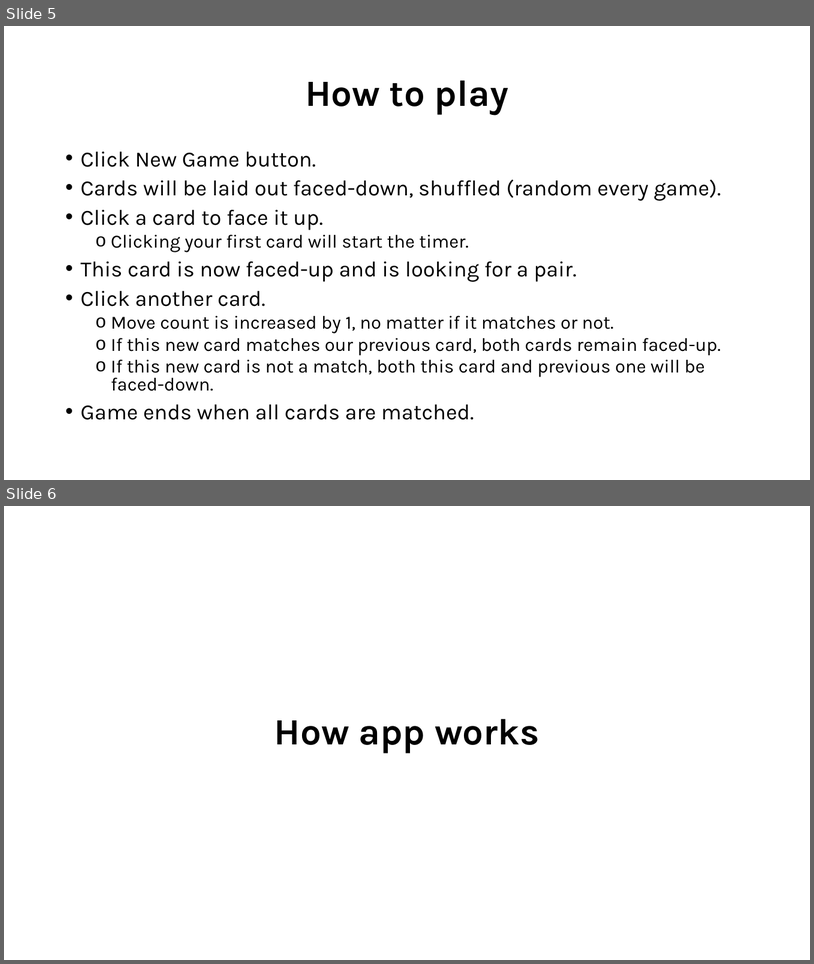
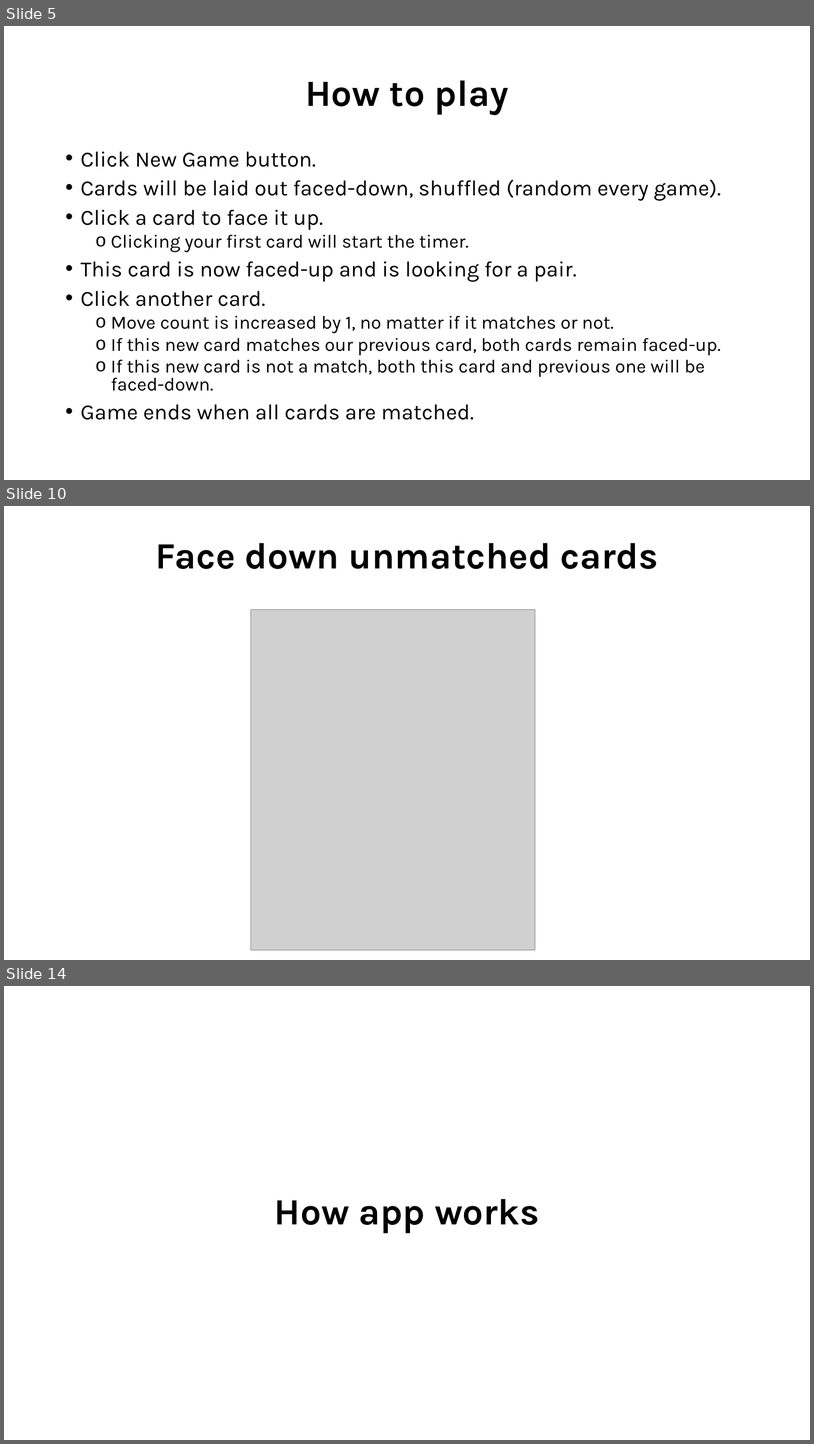
Before and after one commit to RamandeepChamba/memory-game-react, a slide deck: readme.pptx. Shown one above the other, each under a label of ours: slides 5 and 6 before the commit, slides 5, 10 and 14 after it; the slides between them are not shown. The pictures are 814x964 and 814x1444 pixels, drawn with LibreOffice and Linux fonts; fonts in the diff are those of the drawing; grey boxes stand for pictures. Boxes give left, top, right and bottom in pixels: in the first picture for what was removed or moved away, otherwise in the second. Text is boxed around its words. In the diff, an @@ line names an element or a change of style, - is before the commit and + after.

```diff
--- a/readme.pptx
+++ b/readme.pptx
@@ slide 10 added at [4, 506, 810, 960], background #FFFFFF @@
@@ title added at [155, 543, 658, 569], 44 pt, text #000000, bold @@
+Face down unmatched cards
@@ picture added at [251, 609, 535, 949] @@
@@ what was slide 6 is now slide 14 @@
```
Also in this commit, not shown: 7 other slides added.
